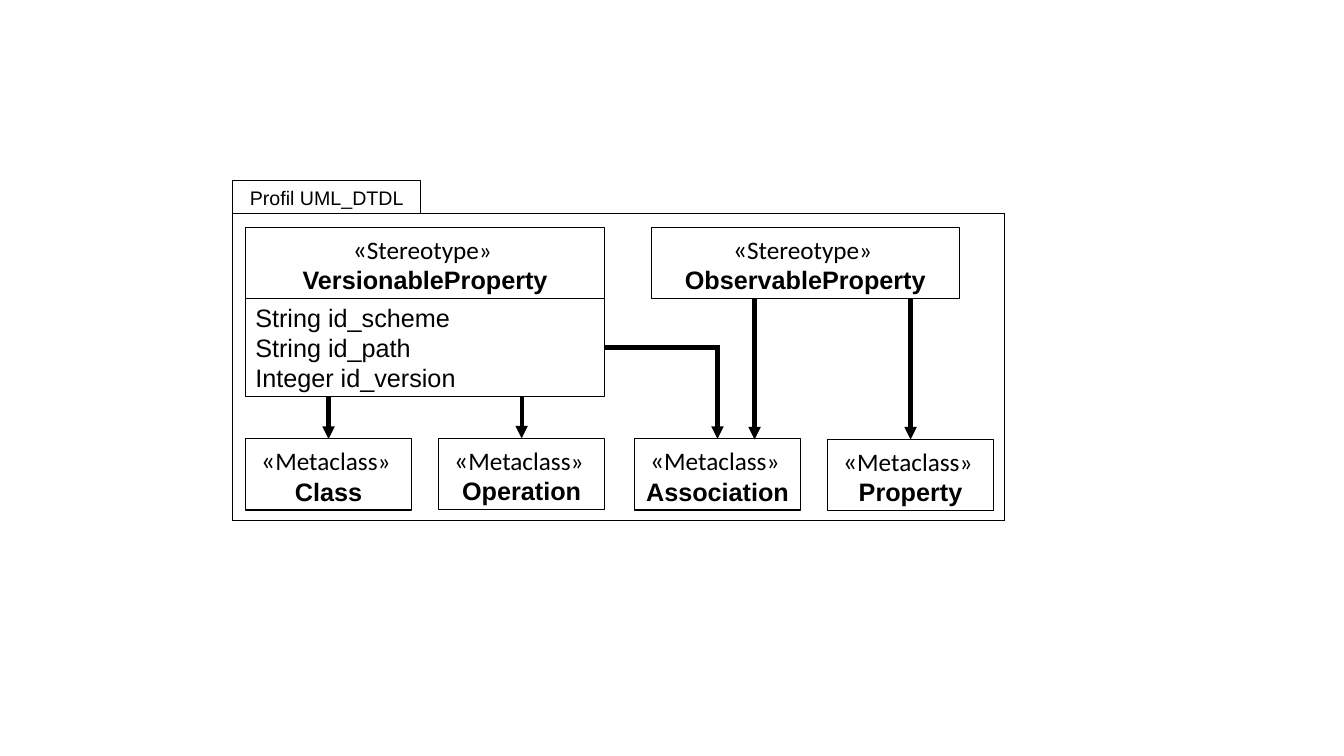
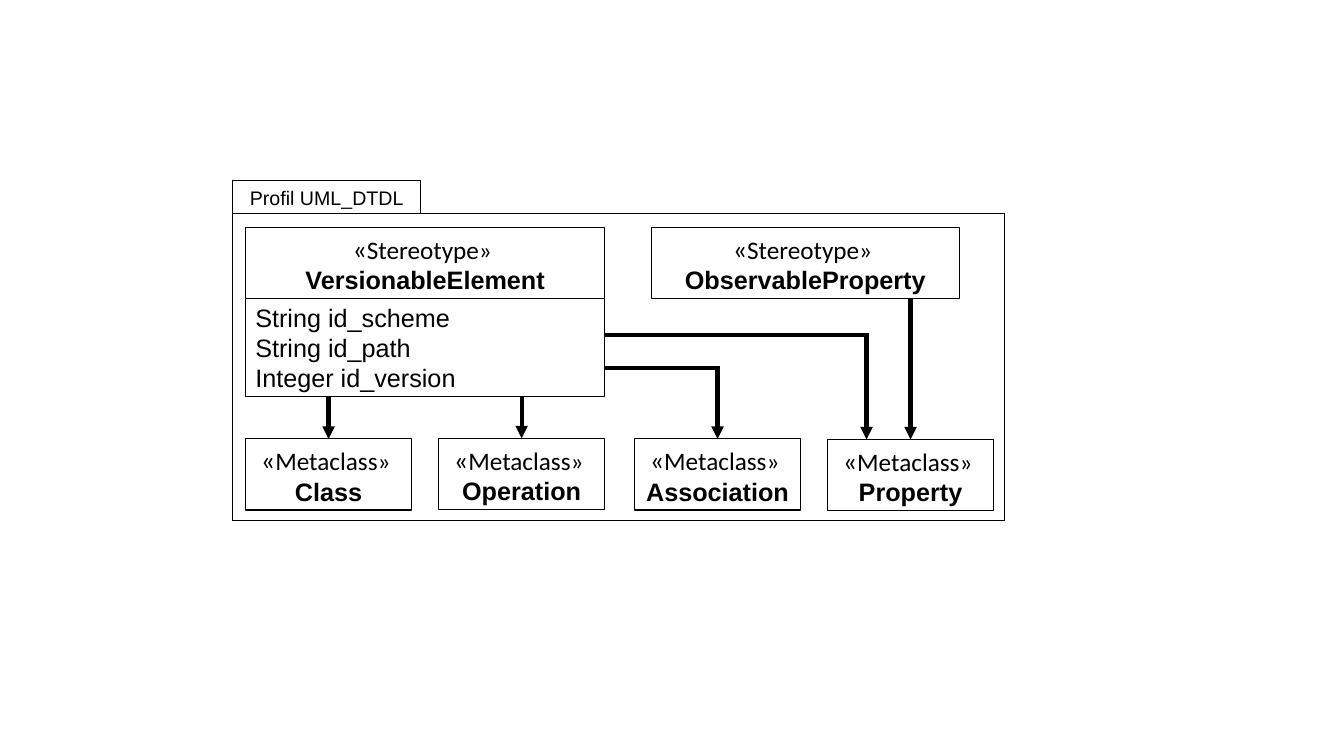
Before and after one commit to derlehner/dt_language_comparison, a slide deck: slide 11 of Figures.pptx. Drawn at 1344x756 pixels with LibreOffice and Linux fonts; fonts in the diff are those of the drawing. Boxes give left, top, right and bottom in pixels: in the first picture for what was removed or moved away, otherwise in the second. Text is boxed around its words. In the diff, an @@ line names an element or a change of style, - is before the commit and + after.

Commit message:
update

```diff
--- a/Figures.pptx
+++ b/Figures.pptx
@@ text in rectangle at <box>305,270,544,290</box>: text changed @@
-VersionableProperty
+VersionableElement
@@ line added from (605, 335) to (867, 335), #000000 3 pt @@
@@ arrow moved from (755, 298) - (755, 440) to (867, 333) - (867, 440) @@
@@ elbow arrow moved from (605, 348) - (718, 439) to (605, 368) - (718, 439) @@
```
